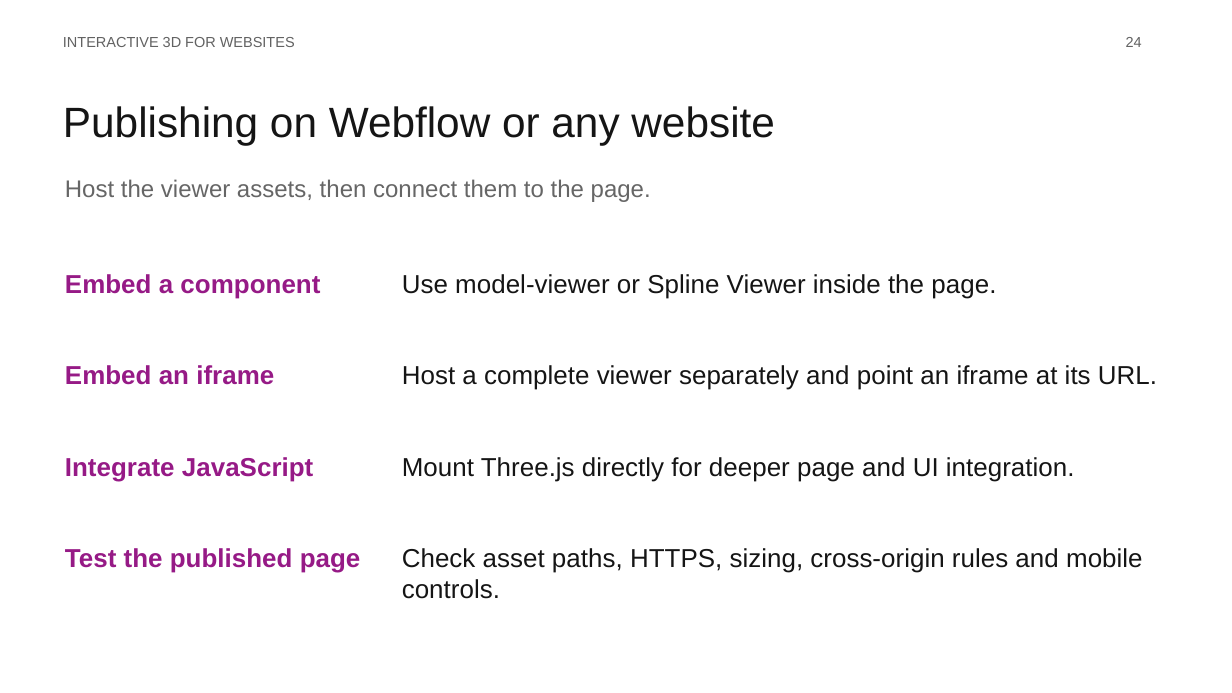
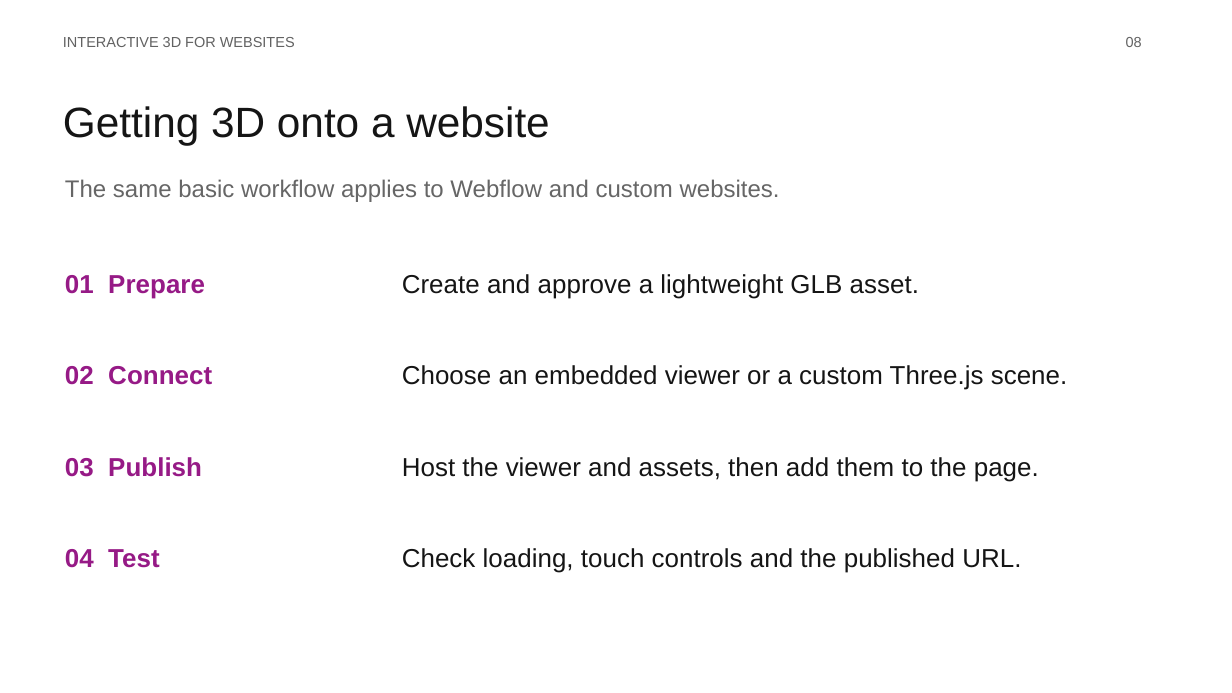
Before and after one commit to Naveen100102/lightmetrics-3d-viewer, a slide deck: slide 8 of public/presentation/Interactive-3D-for-Websites.pptx (slide 24 before the commit). Drawn at 1232x693 pixels with LibreOffice and Linux fonts; fonts in the diff are those of the drawing. Boxes give left, top, right and bottom in pixels: in the first picture for what was removed or moved away, otherwise in the second. Text is boxed around its words. In the diff, an @@ line names an element or a change of style, - is before the commit and + after.

```diff
--- a/public/presentation/Interactive-3D-for-Websites.pptx
+++ b/public/presentation/Interactive-3D-for-Websites.pptx
@@ text at <box>1126,37,1142,47</box>: text changed @@
-24
+08
@@ text at <box>63,106,550,145</box>: text changed @@
-Publishing on Webflow or any website
+Getting 3D onto a website
@@ text at <box>65,179,780,202</box>: text changed @@
-Host the viewer assets, then connect them to the page.
+The same basic workflow applies to Webflow and custom websites.
@@ text at <box>65,275,205,299</box>: text changed @@
-Embed a component
+01 Prepare
@@ text at <box>402,274,919,299</box>: text changed @@
-Use model-viewer or Spline Viewer inside the page.
+Create and approve a lightweight GLB asset.
@@ text at <box>65,366,212,385</box>: text changed @@
-Embed an iframe
+02 Connect
@@ text at <box>402,365,1068,390</box>: text changed @@
-Host a complete viewer separately and point an iframe at its URL.
+Choose an embedded viewer or a custom Three.js scene.
@@ text at <box>65,457,202,477</box>: text changed @@
-Integrate JavaScript
+03 Publish
@@ text at <box>402,457,1039,482</box>: text changed @@
-Mount Three.js directly for deeper page and UI integration.
+Host the viewer and assets, then add them to the page.
@@ text at <box>65,549,160,568</box>: text changed @@
-Test the published page
+04 Test
@@ text at <box>402,548,1021,573</box>: text changed @@
-Check asset paths, HTTPS, sizing, cross-origin rules and mobile controls.
+Check loading, touch controls and the published URL.
```
Also in this commit, not shown: 7 other slides changed, 3 slides added, 24 slides removed, 34 other files.
